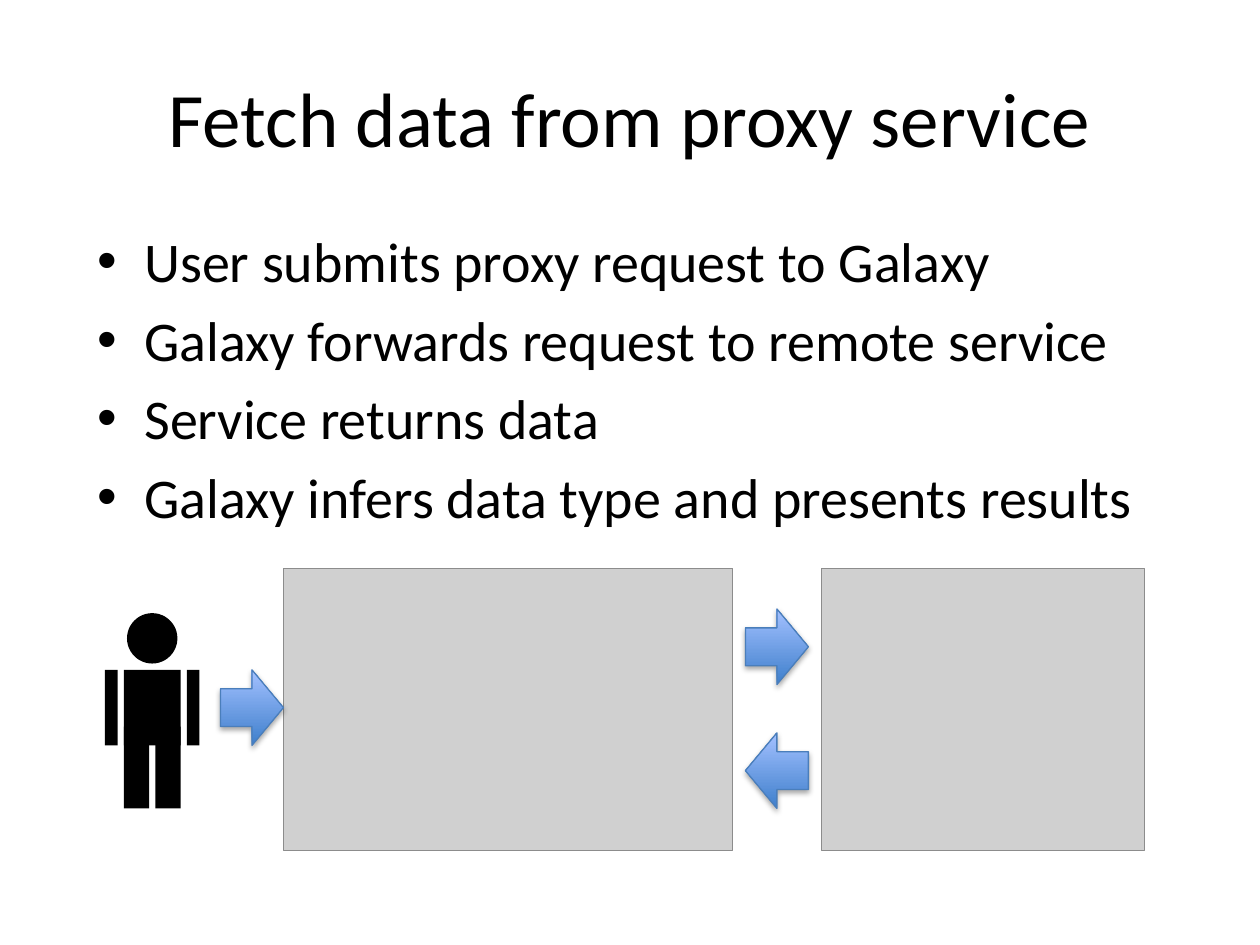
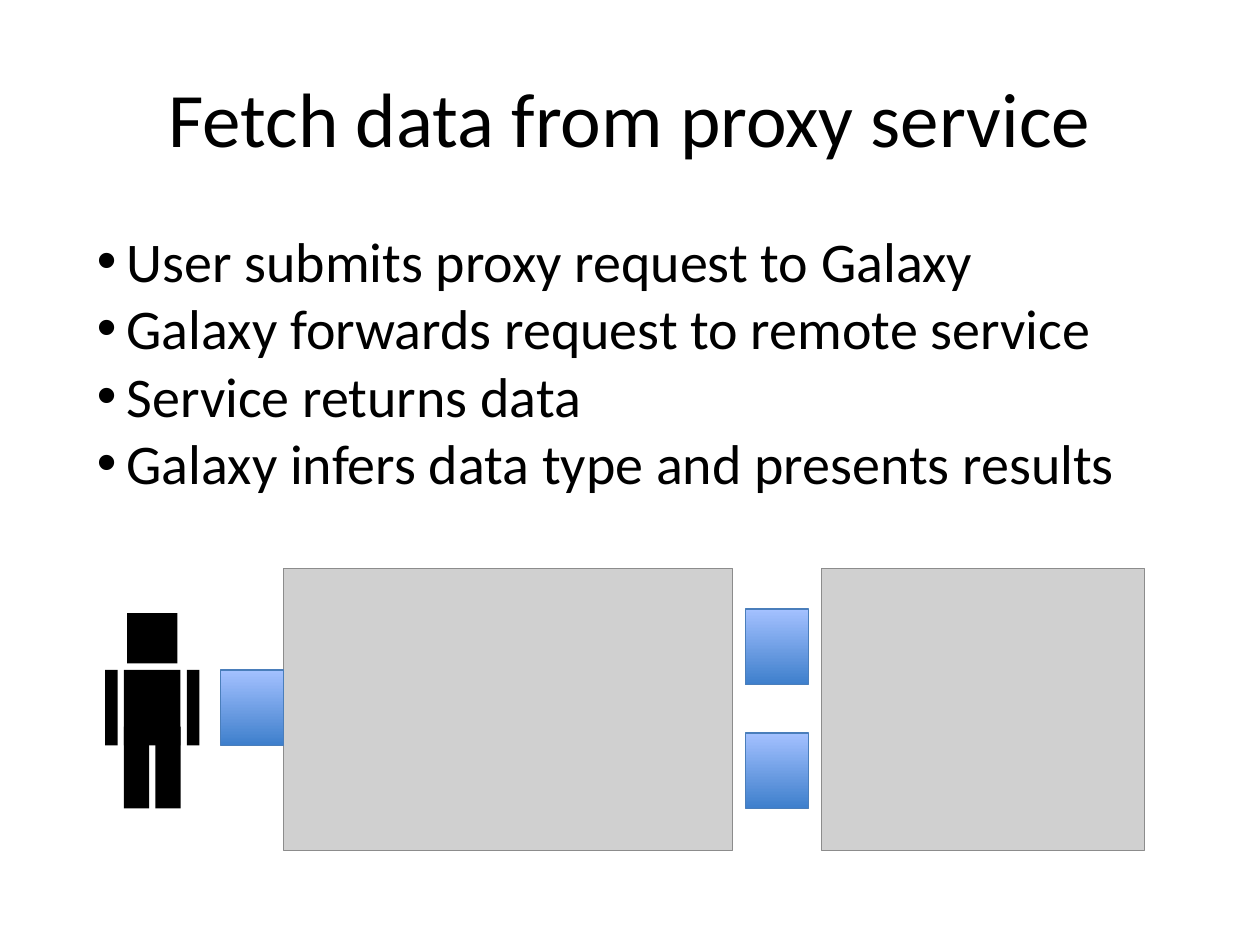
Before and after one commit to naturalis/arangs, a slide deck: slide 14 of doc/slides/day4/session2/DataSharing.pptx. Drawn at 1260x945 pixels with LibreOffice and Linux fonts; fonts in the diff are those of the drawing; grey boxes stand for pictures. Boxes give left, top, right and bottom in pixels: in the first picture for what was removed or moved away, otherwise in the second. Text is boxed around its words. In the diff, an @@ line names an element or a change of style, - is before the commit and + after.

Commit message:
updated slides to set up and configure a local galaxy

```diff
--- a/doc/slides/day4/session2/DataSharing.pptx
+++ b/doc/slides/day4/session2/DataSharing.pptx
@@ text "User submits proxy request to ..." at bbox=[127, 243, 1113, 493]: indent changed; less space between paragraphs @@
@@ rectangle at bbox=[127, 614, 178, 664]: ellipse to rectangle @@
@@ right arrow removed at bbox=[746, 609, 809, 684] @@
@@ rectangle added at bbox=[746, 609, 809, 684], fill gradient #3E7FCC to #A4C1FF, outline #4A7EBB 0.74 pt @@
@@ right arrow removed at bbox=[220, 670, 284, 746] @@
@@ rectangle added at bbox=[220, 670, 284, 746], fill gradient #3E7FCC to #A4C1FF, outline #4A7EBB 0.74 pt @@
@@ right arrow removed at bbox=[746, 733, 809, 809] @@
@@ rectangle added at bbox=[746, 733, 809, 809], fill gradient #3E7FCC to #A4C1FF, outline #4A7EBB 0.74 pt @@
```
Also in this commit, not shown: 7 other slides changed, 1 slide added, 1 slide removed, 1 other file.
